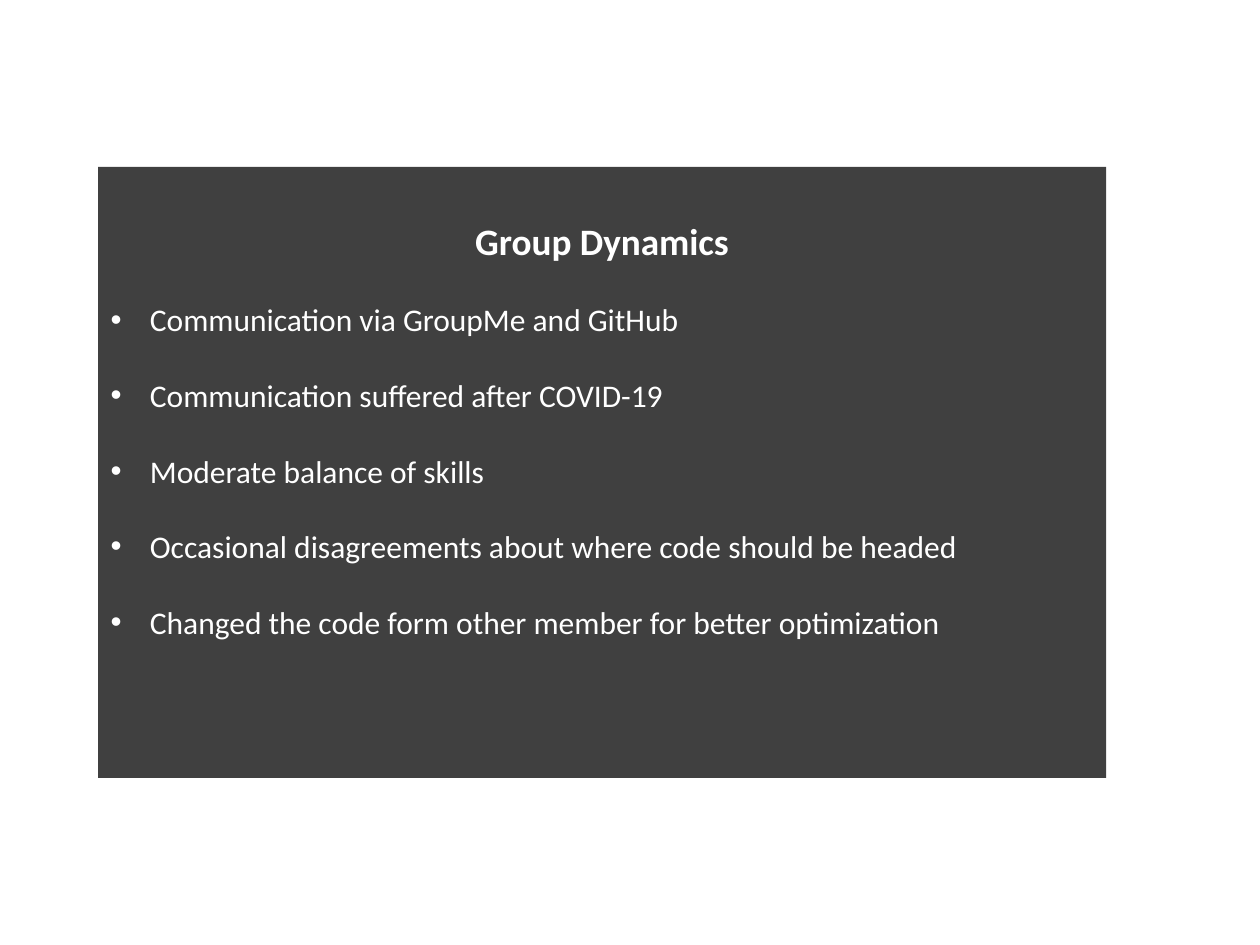
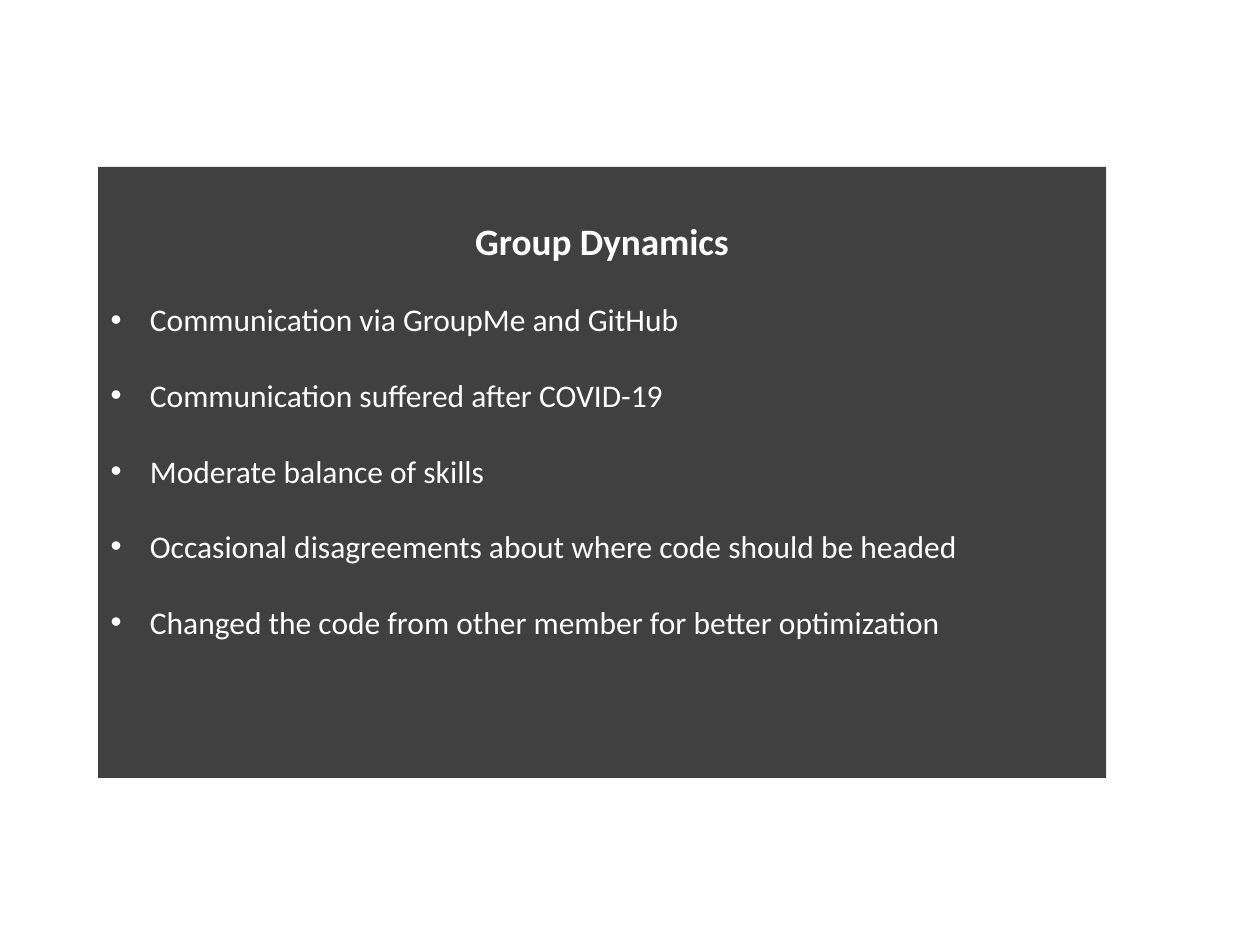
Before and after one commit to Randude14/FundamentalsPokerGame, a slide deck: slide 4 of Documentation/Group 002-5 Summary.pptx. Drawn at 1260x945 pixels with LibreOffice and Linux fonts; fonts in the diff are those of the drawing; background and template pictures are left out. Boxes give left, top, right and bottom in pixels: in the first picture for what was removed or moved away, otherwise in the second. Text is boxed around its words. In the diff, an @@ line names an element or a change of style, - is before the commit and + after.

Commit message:
Spell check

```diff
--- a/Documentation/Group 002-5 Summary.pptx
+++ b/Documentation/Group 002-5 Summary.pptx
@@ text in rectangle at box(150, 612, 939, 640): text changed @@
-• Changed the code form other member for better optimization
+• Changed the code from other member for better optimization
```
